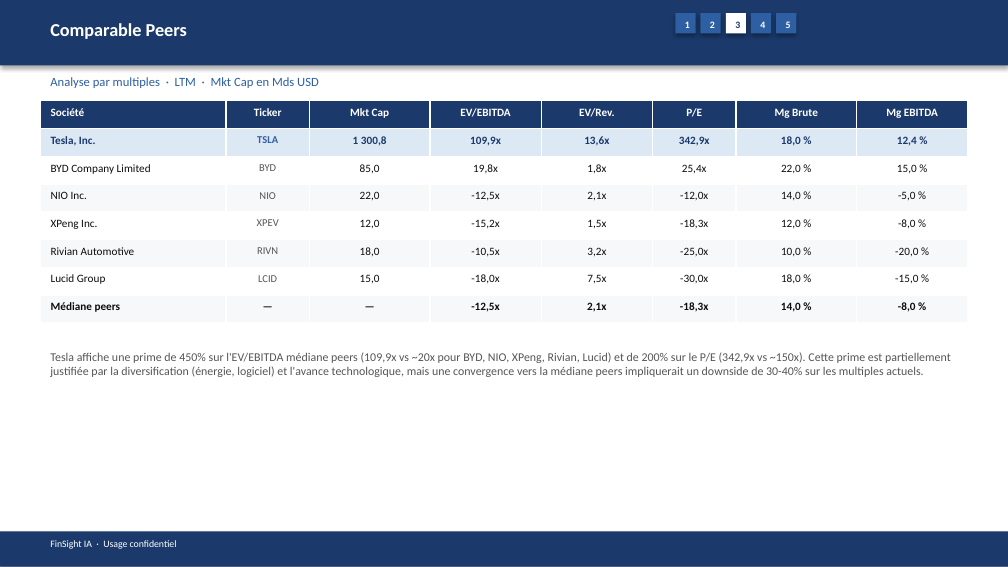
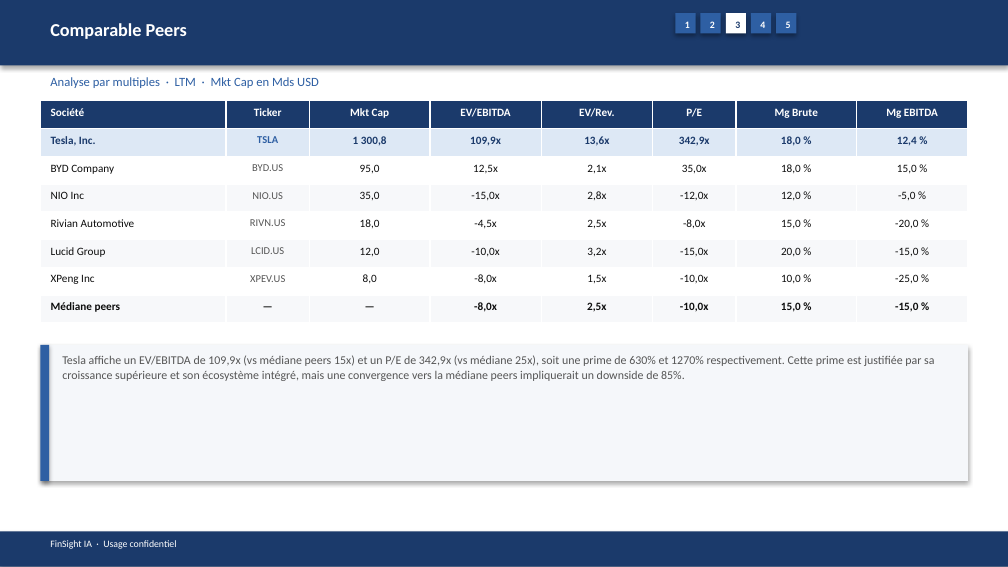
Before and after one commit to baptistejeh07-art/finsight-ia, a slide deck: slide 13 of preview/TSLA/TSLA_pitchbook.pptx. Drawn at 1008x567 pixels with LibreOffice and Linux fonts; fonts in the diff are those of the drawing. Boxes give left, top, right and bottom in pixels: in the first picture for what was removed or moved away, otherwise in the second. Text is boxed around its words. In the diff, an @@ line names an element or a change of style, - is before the commit and + after.

```diff
--- a/preview/TSLA/TSLA_pitchbook.pptx
+++ b/preview/TSLA/TSLA_pitchbook.pptx
@@ table at box(40, 101, 968, 323) @@
-row 3: BYD Company Limited | BYD | 85,0 | 19,8x | 1,8x | 25,4x | 22,0 % | 15,0 %
+row 3: BYD Company | BYD.US | 95,0 | 12,5x | 2,1x | 35,0x | 18,0 % | 15,0 %
-row 4: NIO Inc. | NIO | 22,0 | -12,5x | 2,1x | -12,0x | 14,0 % | -5,0 %
+row 4: NIO Inc | NIO.US | 35,0 | -15,0x | 2,8x | -12,0x | 12,0 % | -5,0 %
-row 5: XPeng Inc. | XPEV | 12,0 | -15,2x | 1,5x | -18,3x | 12,0 % | -8,0 %
+row 5: Rivian Automotive | RIVN.US | 18,0 | -4,5x | 2,5x | -8,0x | 15,0 % | -20,0 %
-row 6: Rivian Automotive | RIVN | 18,0 | -10,5x | 3,2x | -25,0x | 10,0 % | -20,0 %
+row 6: Lucid Group | LCID.US | 12,0 | -10,0x | 3,2x | -15,0x | 20,0 % | -15,0 %
-row 7: Lucid Group | LCID | 15,0 | -18,0x | 7,5x | -30,0x | 18,0 % | -15,0 %
+row 7: XPeng Inc | XPEV.US | 8,0 | -8,0x | 1,5x | -10,0x | 10,0 % | -25,0 %
-row 8: Médiane peers | — | — | -12,5x | 2,1x | -18,3x | 14,0 % | -8,0 %
+row 8: Médiane peers | — | — | -8,0x | 2,5x | -10,0x | 15,0 % | -15,0 %
@@ rectangle added at box(40, 345, 968, 481), fill #F5F7FA @@
@@ rectangle added at box(40, 345, 49, 481), fill #2E5FA3 @@
@@ text at box(62, 355, 934, 381): text changed @@
-Tesla affiche une prime de 450% sur l'EV/EBITDA médiane peers (109,9x vs ~20x pour BYD, NIO, XPeng, Rivian, Lucid) et de 200% sur le P/E (342,9x vs ~150x). Cette prime est partiellement justifiée par la diversification (énergie, logiciel) et l'avance technologique, mais une convergence vers la médiane peers impliquerait un downside de 30-40% sur les multiples actuels.
+Tesla affiche un EV/EBITDA de 109,9x (vs médiane peers 15x) et un P/E de 342,9x (vs médiane 25x), soit une prime de 630% et 1270% respectivement. Cette prime est justifiée par sa croissance supérieure et son écosystème intégré, mais une convergence vers la médiane peers impliquerait un downside de 85%.
```
Also in this commit, not shown: 17 other slides changed, 4 other files.
